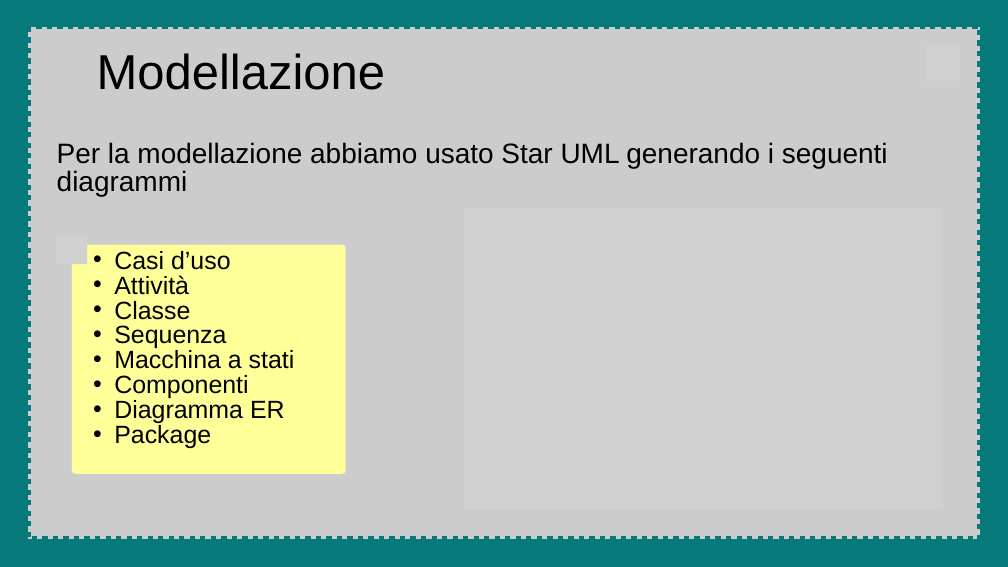
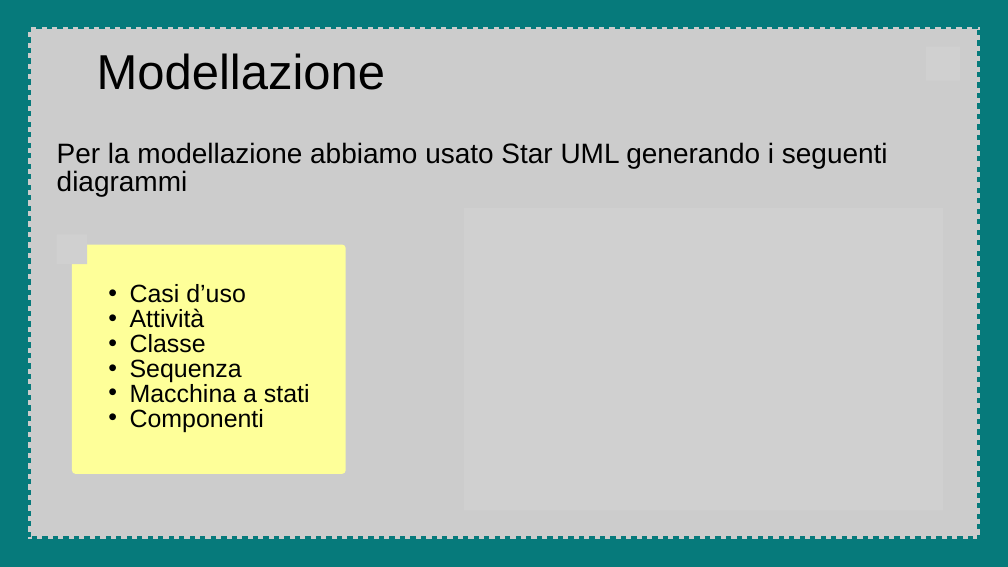
Before and after one commit to ColoErMejo/Fatturify_IngSoftware23-24, a slide deck: slide 13 of Documentazione/Progetto ingegneria del software.pptx. Drawn at 1008x567 pixels with LibreOffice and Linux fonts; fonts in the diff are those of the drawing; grey boxes stand for pictures. Boxes give left, top, right and bottom in pixels: in the first picture for what was removed or moved away, otherwise in the second. Text is boxed around its words. In the diff, an @@ line names an element or a change of style, - is before the commit and + after.

```diff
--- a/Documentazione/Progetto ingegneria del software.pptx
+++ b/Documentazione/Progetto ingegneria del software.pptx
@@ text "Casi d’uso" moved from (x1=114, y1=251, x2=295, y2=448) to (x1=130, y1=284, x2=310, y2=433) @@
@@ text at (x1=114, y1=398, x2=285, y2=448): paragraphs removed @@
-  • Diagramma ER
-  • Package
```
Also in this commit, not shown: 1 slide added, 1 other file.
